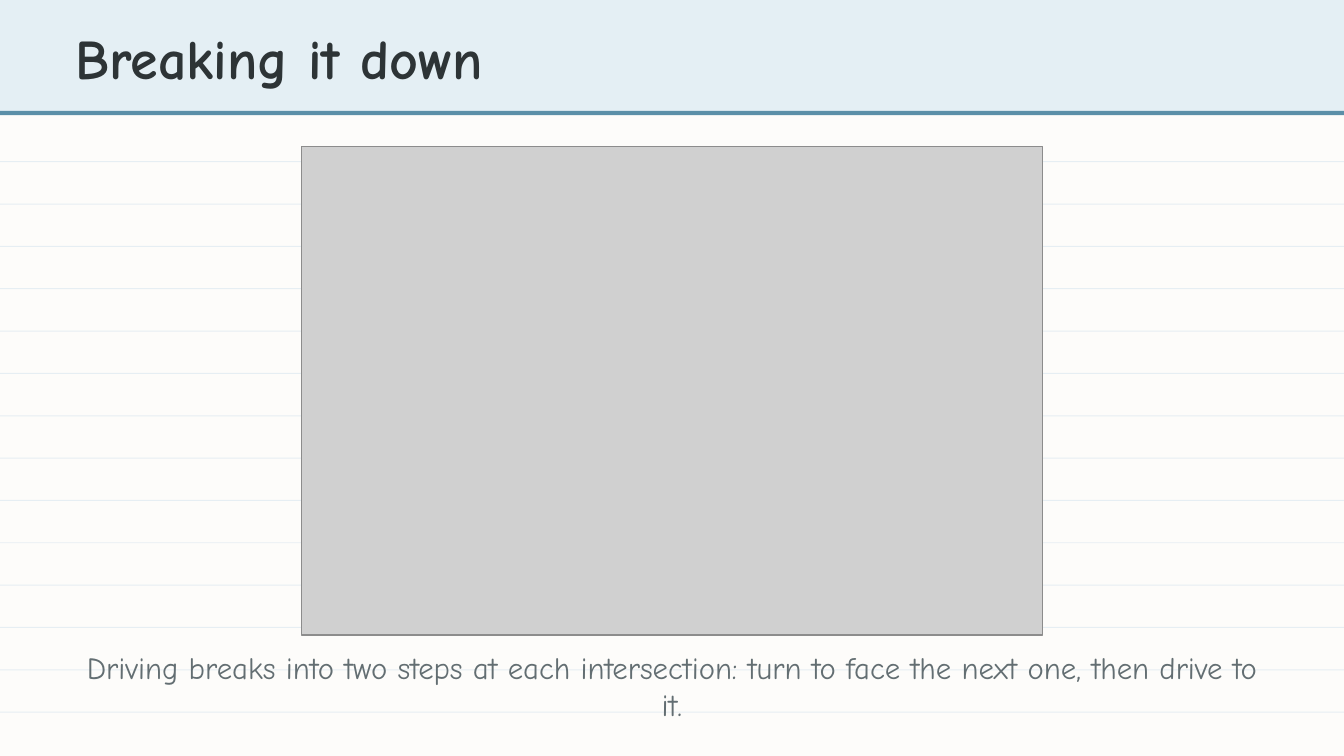
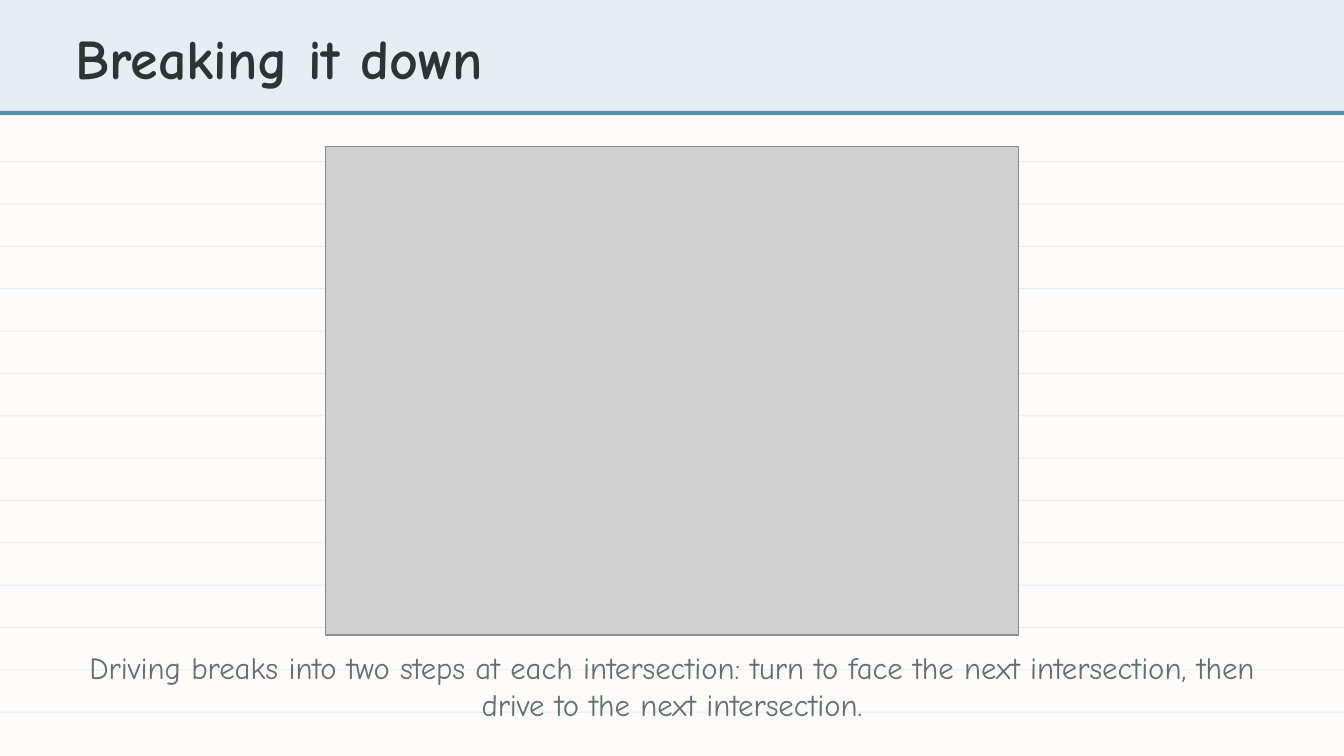
Before and after one commit to bradamiller/LearningPython, a slide deck: slide 11 of static/slides/module-04-manhattan/module-4-lesson-00-overview.pptx (slide 9 before the commit). Drawn at 1344x756 pixels with LibreOffice and Linux fonts; fonts in the diff are those of the drawing; grey boxes stand for pictures. Boxes give left, top, right and bottom in pixels: in the first picture for what was removed or moved away, otherwise in the second. Text is boxed around its words. In the diff, an @@ line names an element or a change of style, - is before the commit and + after.

```diff
--- a/static/slides/module-04-manhattan/module-4-lesson-00-overview.pptx
+++ b/static/slides/module-04-manhattan/module-4-lesson-00-overview.pptx
@@ picture resized from (x1=301, y1=146, x2=1044, y2=635) to (x1=326, y1=146, x2=1018, y2=635) @@
@@ text at (x1=89, y1=658, x2=1255, y2=716): text changed @@
-Driving breaks into two steps at each intersection: turn to face the next one, then drive to it.
+Driving breaks into two steps at each intersection: turn to face the next intersection, then drive to the next intersection.
```
Also in this commit, not shown: 11 other slides changed, 3 slides added, 1 slide removed, 11 other files.
